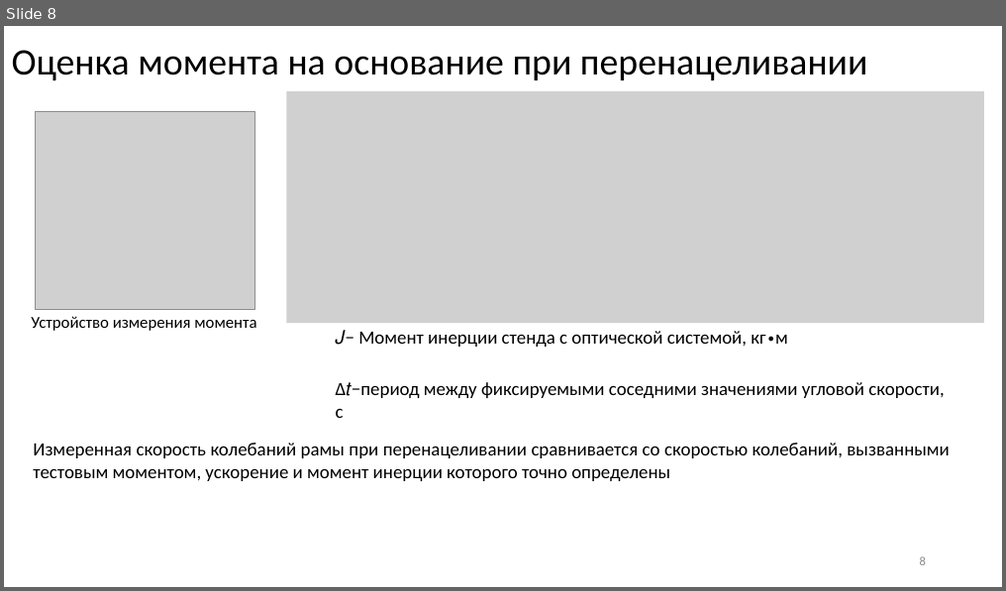
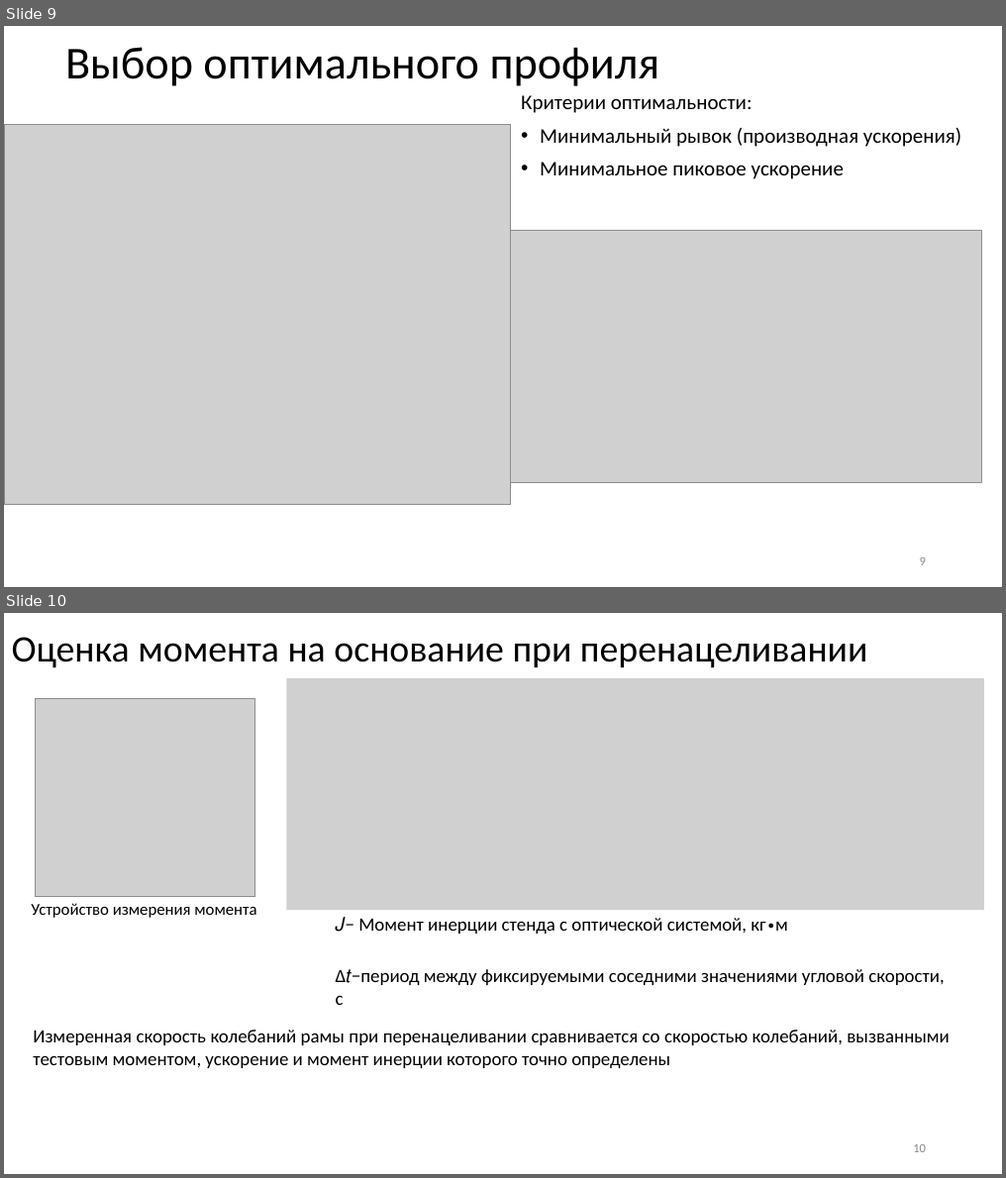
Before and after one commit to iliyars/reactive-moment-phd, a slide deck: Ppt/Белан ВКР.ppt. Shown one above the other, each under a label of ours: slide 8 before the commit, slides 9 and 10 after it. The pictures are 1006x591 and 1006x1178 pixels, drawn with LibreOffice and Linux fonts; fonts in the diff are those of the drawing; grey boxes stand for pictures. Boxes give left, top, right and bottom in pixels: in the first picture for what was removed or moved away, otherwise in the second. Text is boxed around its words. In the diff, an @@ line names an element or a change of style, - is before the commit and + after.

```diff
--- a/Ppt/Белан ВКР.ppt
+++ b/Ppt/Белан ВКР.ppt
@@ slide 9 added at (x1=4, y1=26, x2=1002, y2=587), background #FFFFFF @@
@@ title added at (x1=65, y1=47, x2=660, y2=86), 44 pt, text #000000 @@
+Выбор оптимального профиля
@@ text added at (x1=521, y1=95, x2=961, y2=179), 20 pt, text #000000 @@
+Критерии оптимальности:
+• Минимальный рывок (производная ускорения)
+• Минимальное пиковое ускорение
@@ picture added at (x1=4, y1=125, x2=511, y2=505) @@
@@ picture added at (x1=477, y1=230, x2=982, y2=482) @@
@@ page number added at (x1=920, y1=558, x2=926, y2=566), 12 pt, text #8C8C8C @@
+9
@@ what was slide 8 is now slide 10 @@
@@ page number at (x1=913, y1=1145, x2=926, y2=1153): text changed @@
-8
+10
```
Also in this commit, not shown: 6 slides changed, 4 other slides added, 2 slides removed, 56 other files.
